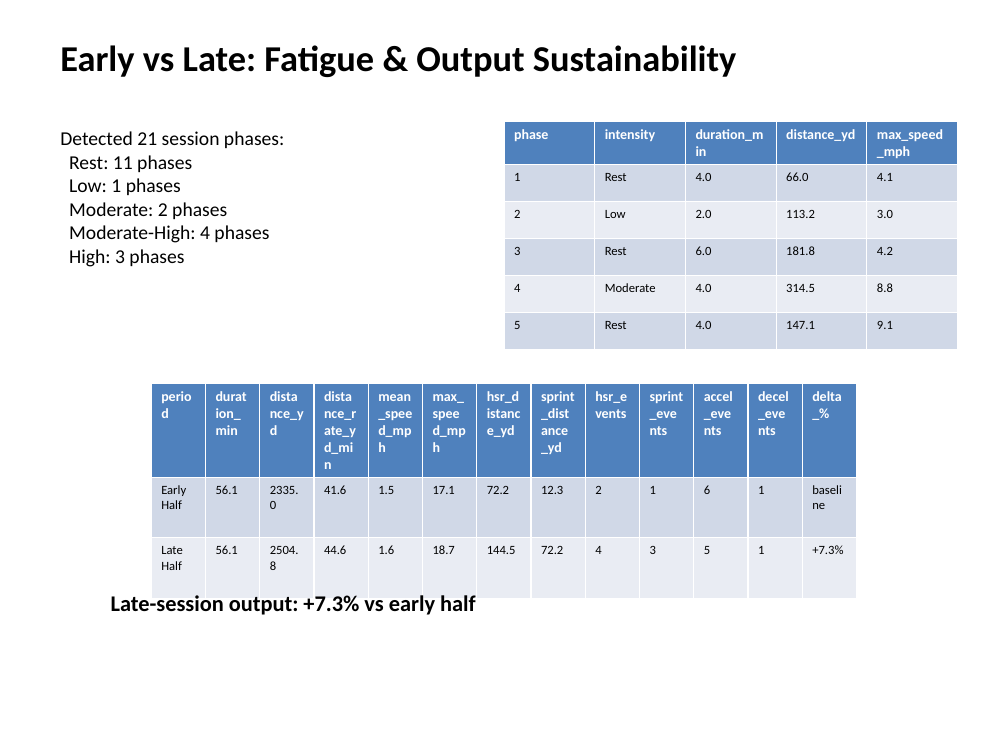
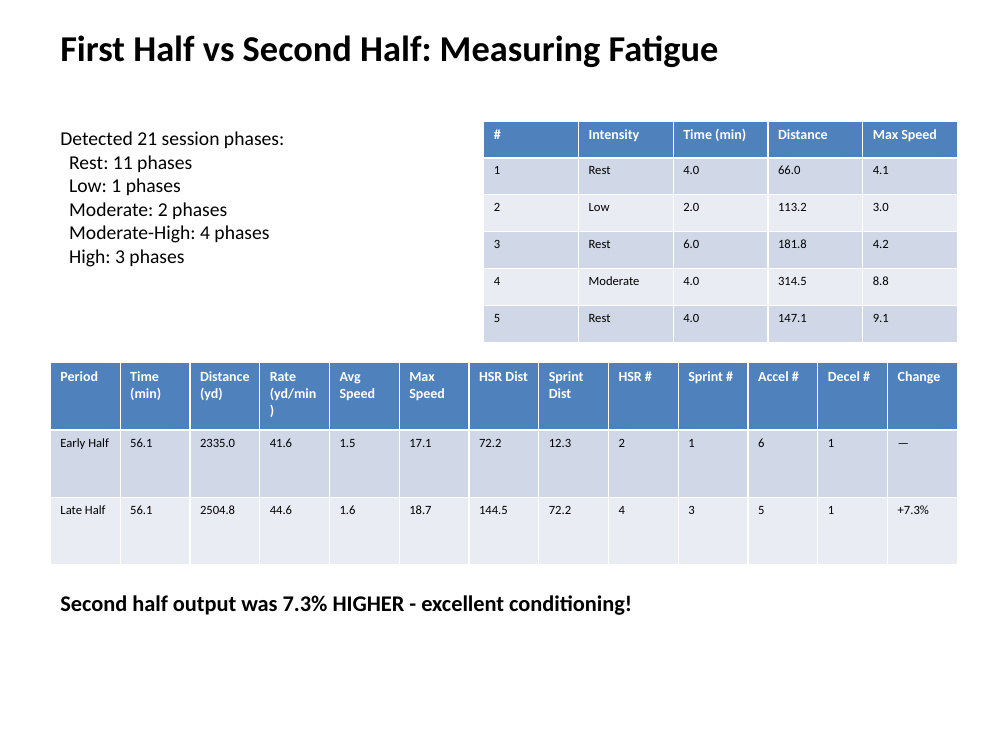
Before and after one commit to ghadfield32/browns_performance_science_fellowship, a slide deck: slide 6 of docs/deliverables/final/tracking_analysis_deliverable.pptx. Drawn at 1008x756 pixels with LibreOffice and Linux fonts; fonts in the diff are those of the drawing. Boxes give left, top, right and bottom in pixels: in the first picture for what was removed or moved away, otherwise in the second. Text is boxed around its words. In the diff, an @@ line names an element or a change of style, - is before the commit and + after.

```diff
--- a/docs/deliverables/final/tracking_analysis_deliverable.pptx
+++ b/docs/deliverables/final/tracking_analysis_deliverable.pptx
@@ text at (60, 35, 719, 67): text changed @@
-Early vs Late: Fatigue & Output Sustainability
+First Half vs Second Half: Measuring Fatigue
@@ table at (484, 121, 958, 343) @@
-row 1: phase | intensity | duration_min | distance_yd | max_speed_mph
+row 1: # | Intensity | Time (min) | Distance | Max Speed
@@ table: place and size @@
-table at (504, 121, 958, 343)
+table at (484, 121, 958, 343)
@@ table at (50, 363, 955, 564) @@
-row 1: period | duration_min | distance_yd | distance_rate_yd_min | mean_speed_mph | max_speed_mph | hsr_distance_yd | sprint_distance_yd | hsr_events | sprint_events | accel_events | decel_events | delta_%
+row 1: Period | Time (min) | Distance (yd) | Rate (yd/min) | Avg Speed | Max Speed | HSR Dist | Sprint Dist | HSR # | Sprint # | Accel # | Decel # | Change
-row 2, column 13: baseline
+row 2, column 13: —
@@ table: place and size @@
-table at (151, 383, 859, 574)
+table at (50, 363, 955, 564)
@@ text at (60, 595, 632, 615): text changed @@
-Late-session output: +7.3% vs early half
+Second half output was 7.3% HIGHER - excellent conditioning!
```
Also in this commit, not shown: 2 other slides changed, 3 slides added, 3 slides removed, 3 other files.
